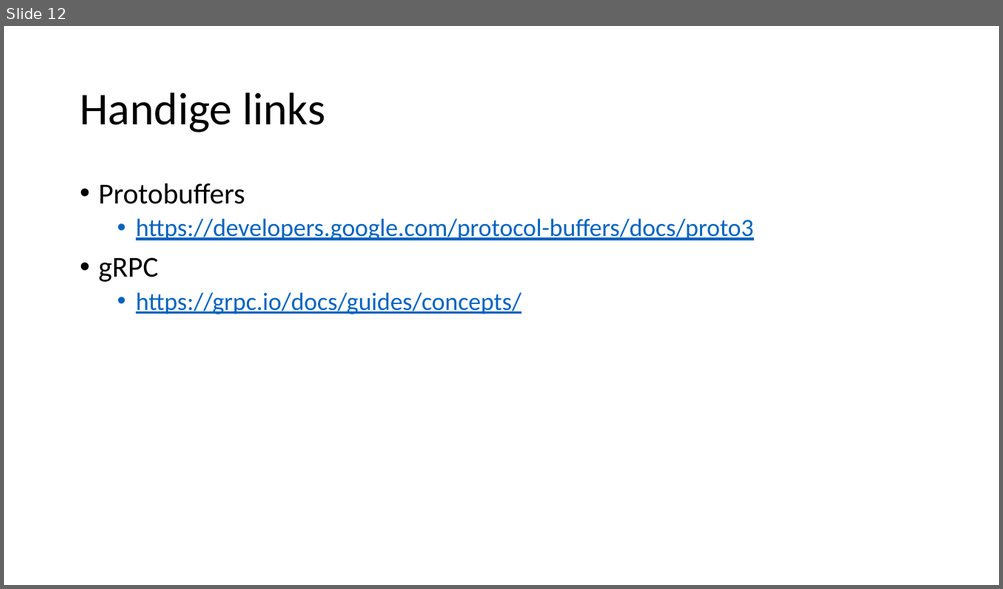
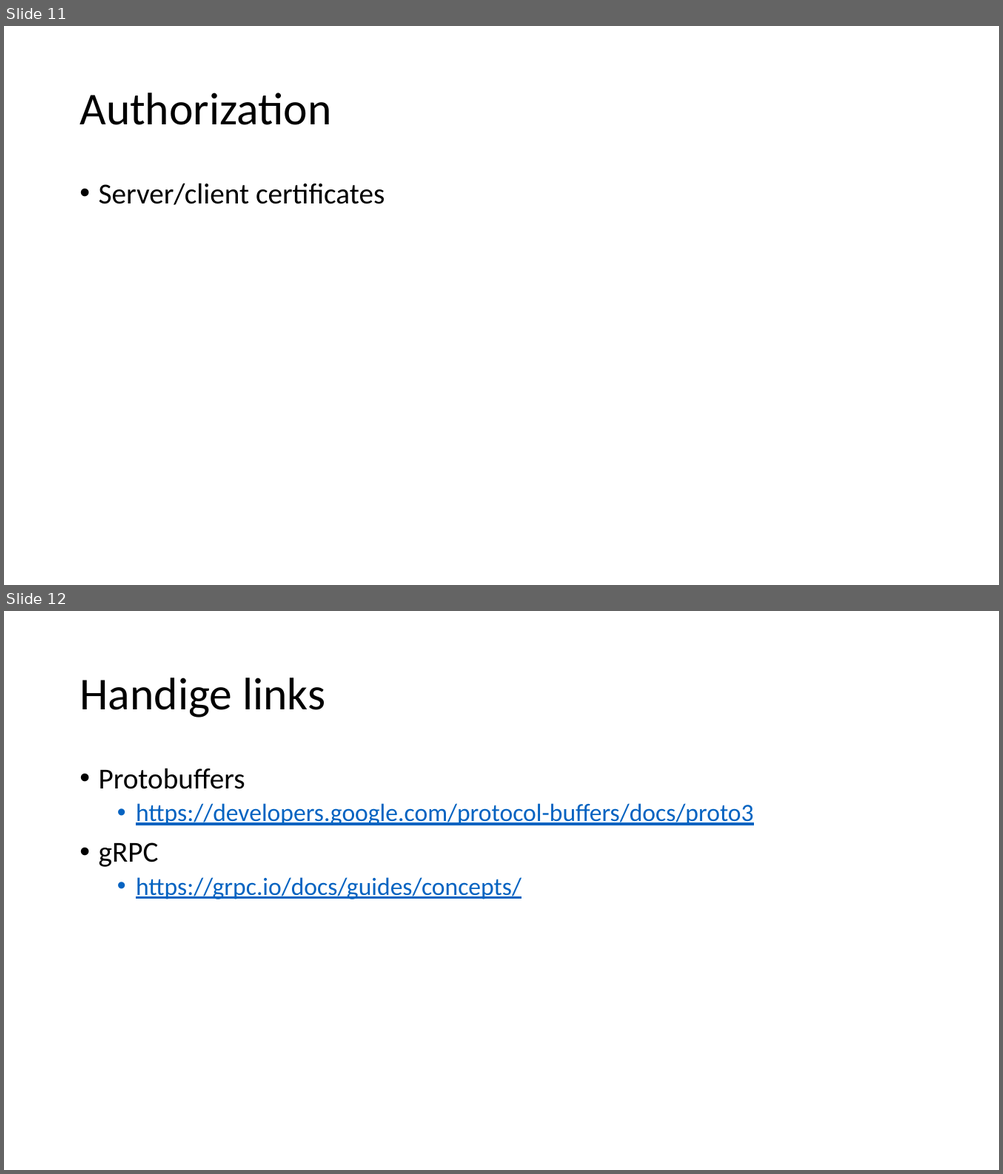
Before and after one commit to k7o/grpctests, a slide deck: WCF alternatief gRPC.pptx. Shown one above the other, each under a label of ours: slide 12 before the commit, slides 11 and 12 after it. The pictures are 1003x589 and 1003x1174 pixels, drawn with LibreOffice and Linux fonts; fonts in the diff are those of the drawing. Boxes give left, top, right and bottom in pixels: in the first picture for what was removed or moved away, otherwise in the second. Text is boxed around its words. In the diff, an @@ line names an element or a change of style, - is before the commit and + after.

```diff
--- a/WCF alternatief gRPC.pptx
+++ b/WCF alternatief gRPC.pptx
@@ slide 11 added at (4,26,999,585), background #FFFFFF @@
@@ title added at (79,93,331,125), 44 pt, text #000000 @@
+Authorization
@@ text added at (99,183,384,205), 28 pt, text #000000 @@
+• Server/client certificates
```
Also in this commit, not shown: 1 slide removed, 10 other files.
